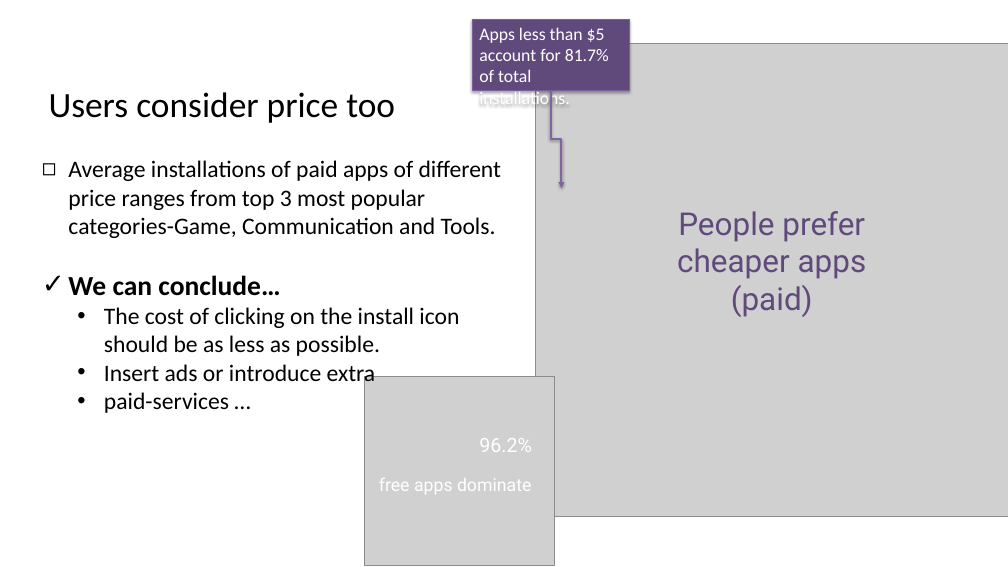
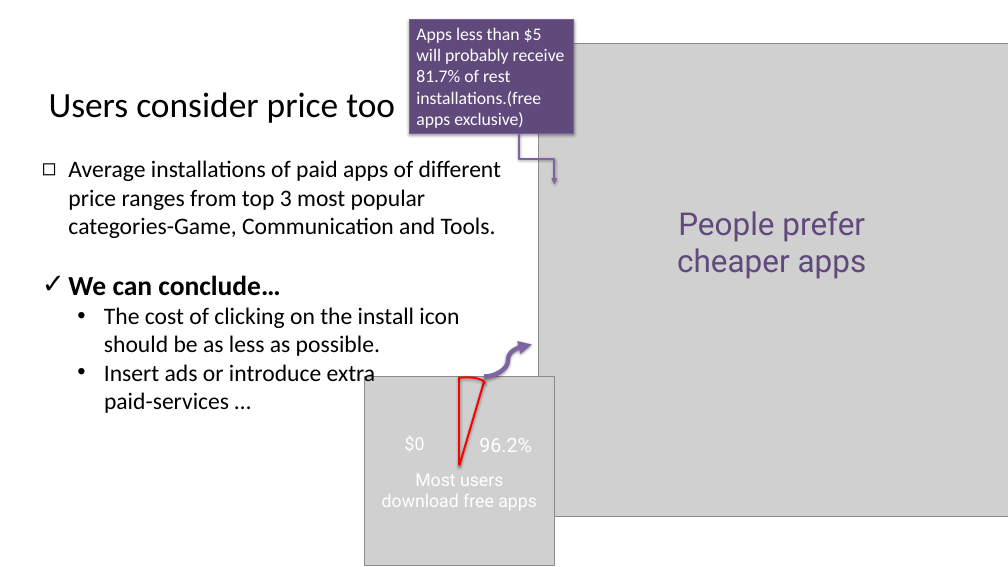
Before and after one commit to Free-lc/NUS_SWS_BDAV_G5, a slide deck: slide 2 of zyq/zyq-Q4.pptx. Drawn at 1008x567 pixels with LibreOffice and Linux fonts; fonts in the diff are those of the drawing; grey boxes stand for pictures; background and template pictures are left out. Boxes give left, top, right and bottom in pixels: in the first picture for what was removed or moved away, otherwise in the second. Text is boxed around its words. In the diff, an @@ line names an element or a change of style, - is before the commit and + after.

Commit message:
modify ppt of Q4

```diff
--- a/zyq/zyq-Q4.pptx
+++ b/zyq/zyq-Q4.pptx
@@ rectangle "Apps less than $5 will ...": place and size @@
-rectangle "Apps less than $5 will ..." at bbox=[472, 19, 630, 90]
+rectangle "Apps less than $5 will ..." at bbox=[409, 19, 574, 134]
@@ text in rectangle at bbox=[416, 27, 565, 128]: text changed @@
-Apps less than $5 account for 81.7% of total installations.
+Apps less than $5 will probably receive 81.7% of rest installations.(free apps exclusive)
@@ elbow arrow moved from (551, 91) - (561, 188) to (519, 133) - (554, 184) @@
@@ text at bbox=[677, 211, 867, 279]: text changed @@
-People prefer cheaper apps (paid)
+People prefer cheaper apps
@@ curved arrow added from (485, 376) to (532, 344), #8064A2 4.5 pt @@
@@ arc (boxed as its full ellipse) added at bbox=[433, 375, 485, 397], outline #FF0000 2 pt @@
@@ line added from (460, 376) to (460, 465), #FF0000 2 pt @@
@@ line added from (485, 380) to (460, 465), #FF0000 2 pt @@
@@ text added at bbox=[405, 436, 425, 451], 18 pt, text #FFFFFF @@
+$0
@@ text at bbox=[382, 474, 537, 510]: text changed @@
-free apps dominate
+Most users download free apps
```
Also in this commit, not shown: 1 other slide changed, 1 other file.
